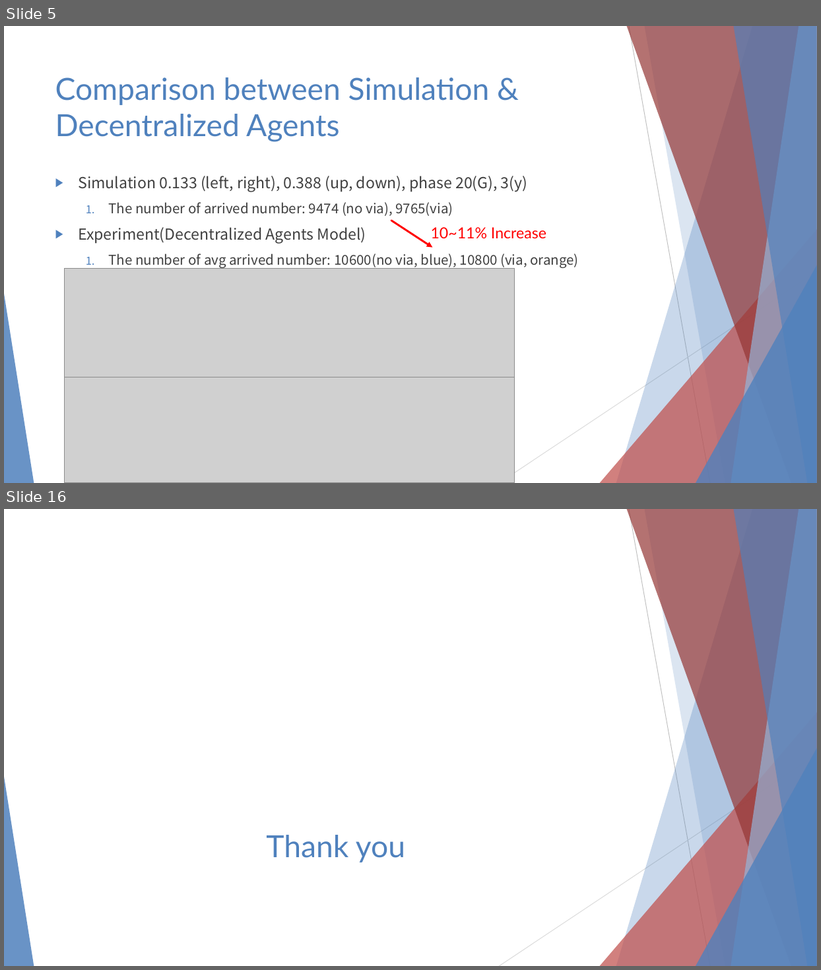
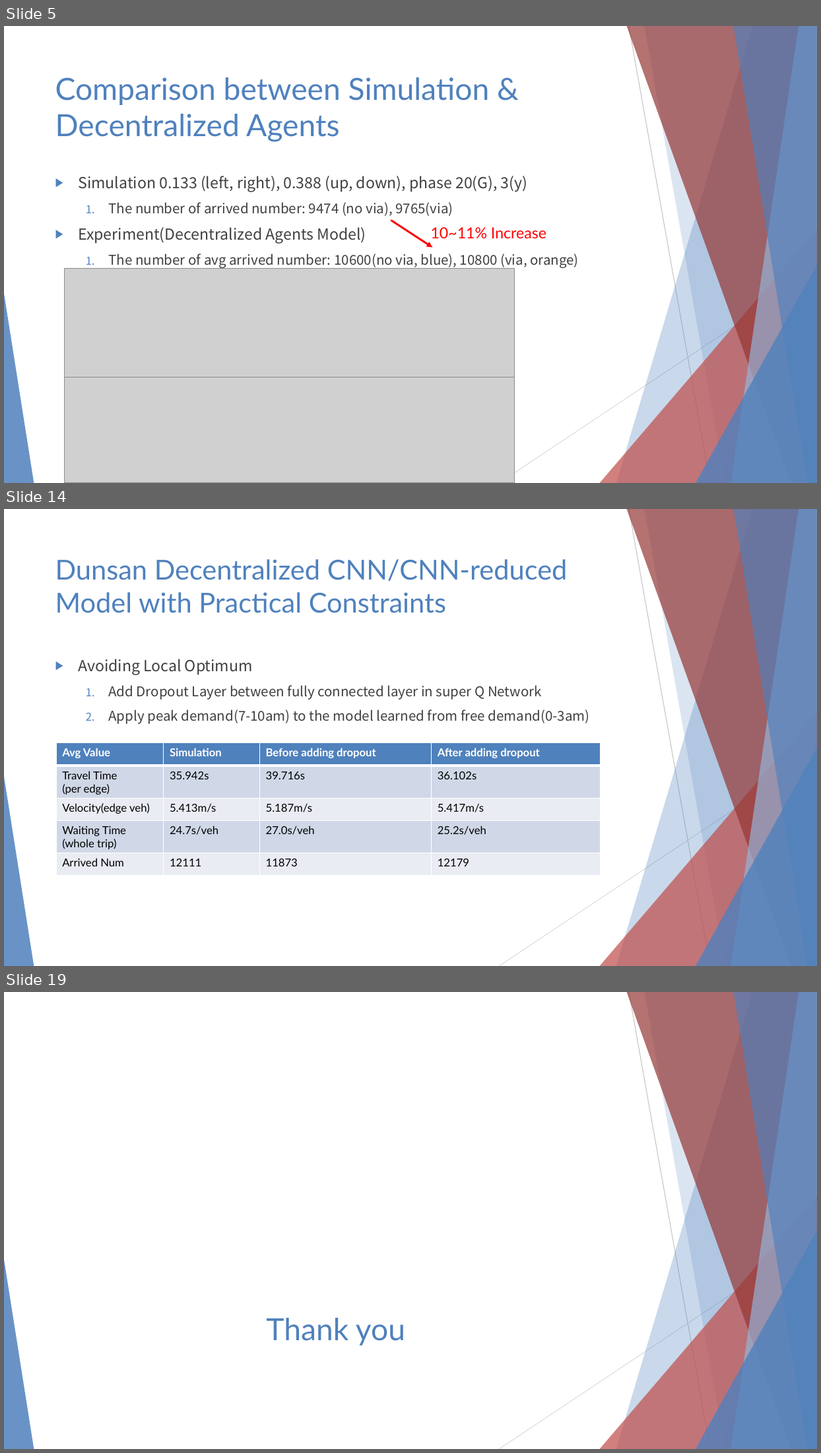
Before and after one commit to 3neutronstar/rl-constraints-traffic, a slide deck: Traffic Optimization Final Speech.pptx. Shown one above the other, each under a label of ours: slides 5 and 16 before the commit, slides 5, 14 and 19 after it; the slides between them are not shown. The pictures are 821x970 and 821x1453 pixels, drawn with LibreOffice and Linux fonts; fonts in the diff are those of the drawing; grey boxes stand for pictures. Boxes give left, top, right and bottom in pixels: in the first picture for what was removed or moved away, otherwise in the second. Text is boxed around its words. In the diff, an @@ line names an element or a change of style, - is before the commit and + after.

Commit message:
change the value of it

```diff
--- a/Traffic Optimization Final Speech.pptx
+++ b/Traffic Optimization Final Speech.pptx
@@ slide 14 added at (4,509,817,966), background #FFFFFF; not listed: 10 template elements that a slide beside it also shows @@
@@ title added at (55,559,568,613), 32.4 pt, text #4F81BD @@
+Dunsan Decentralized CNN/CNN-reduced Model with Practical Constraints
@@ text added at (78,659,590,724), 16 pt, text #404040 @@
+▶ Avoiding Local Optimum
+  1. Add Dropout Layer between fully connected layer in super Q Network
+  2. Apply peak demand(7-10am) to the model learned from free demand(0-3am)
@@ table added at (56,743,601,876), 5 rows, 4 columns @@
+Avg Value | Simulation | Before adding dropout | After adding dropout
+Travel Time / (per edge) | 35.942s | 39.716s | 36.102s
+Velocity(edge veh) | 5.413m/s | 5.187m/s | 5.417m/s
+Waiting Time (whole trip) | 24.7s/veh | 27.0s/veh | 25.2s/veh
+Arrived Num | 12111 | 11873 | 12179
@@ what was slide 16 is now slide 19 @@
```
Also in this commit, not shown: 12 slides changed, 2 other slides added, 3 other files.
